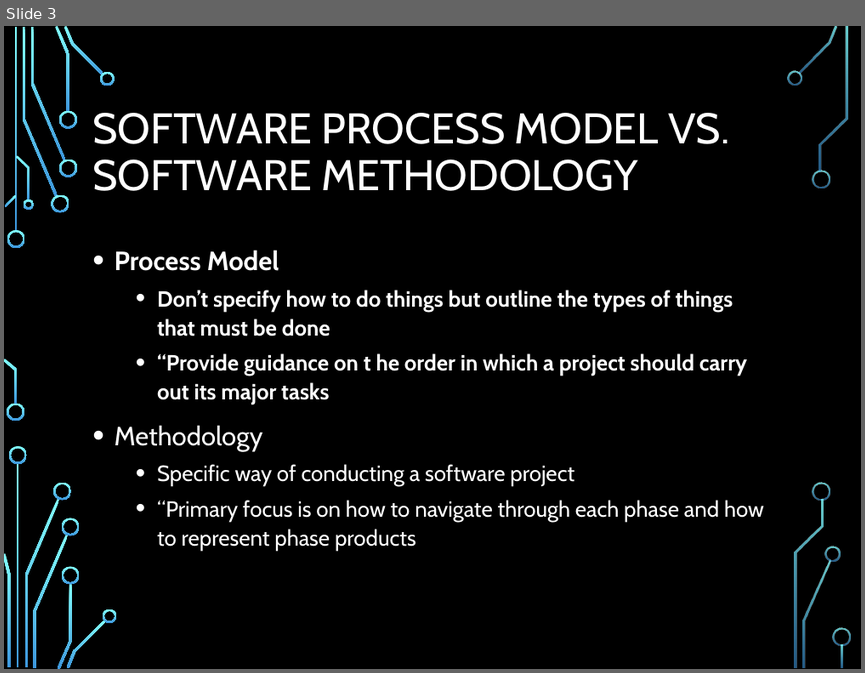
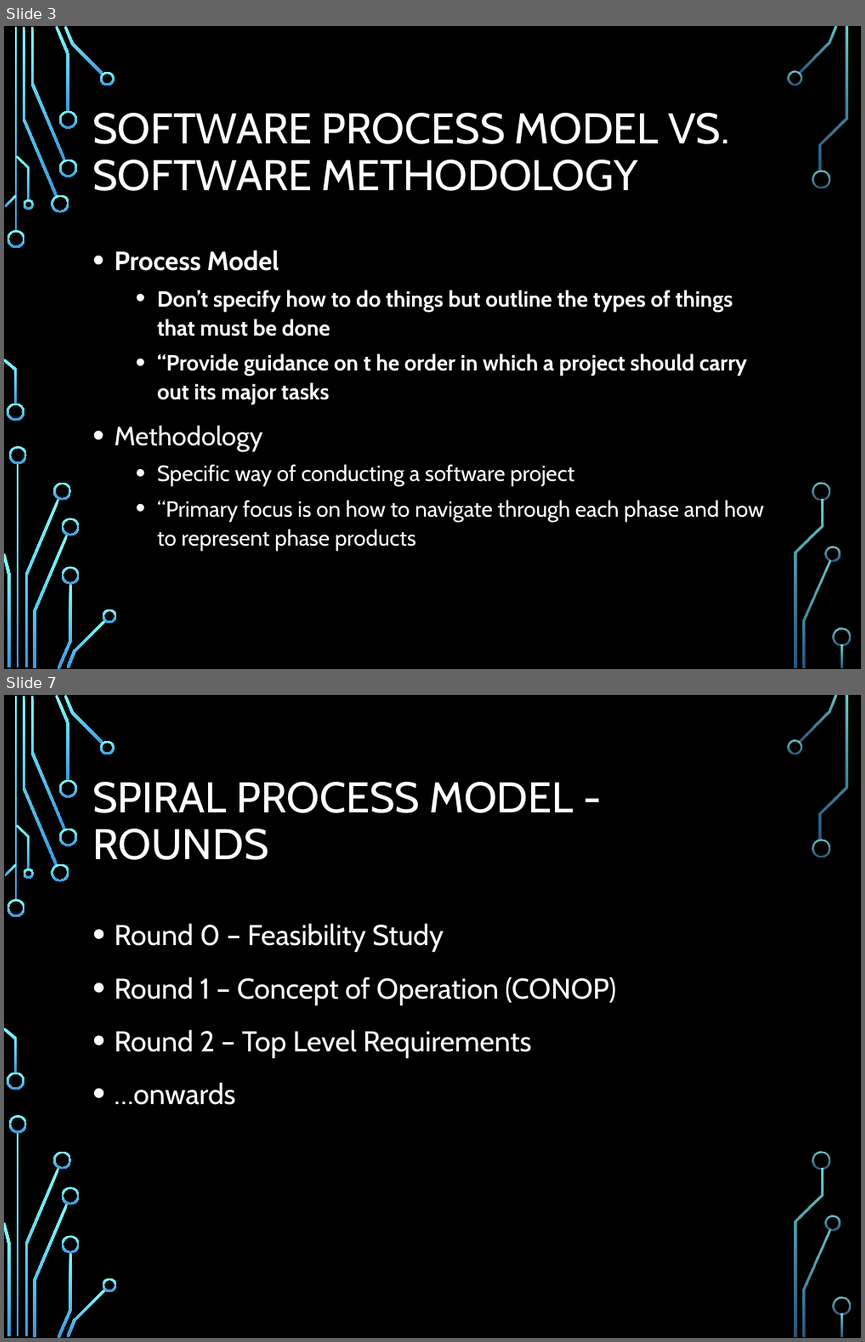
Before and after one commit to Polo08816/AdvancedWebDevelopment, a slide deck: Reading Presentation/SpiralSoftwareDevelopment.pptx. Shown one above the other, each under a label of ours: slide 3 before the commit, slides 3 and 7 after it; the slides between them are not shown. The pictures are 865x673 and 865x1342 pixels, drawn with LibreOffice and Linux fonts; fonts in the diff are those of the drawing; background and template pictures are left out. Boxes give left, top, right and bottom in pixels: in the first picture for what was removed or moved away, otherwise in the second. Text is boxed around its words. In the diff, an @@ line names an element or a change of style, - is before the commit and + after.

```diff
--- a/Reading Presentation/SpiralSoftwareDevelopment.pptx
+++ b/Reading Presentation/SpiralSoftwareDevelopment.pptx
@@ slide 7 added at [4,695,861,1338], background picture (left out); not listed: 36 template elements that a slide beside it also shows @@
@@ title added at [92,782,574,860], 36 pt, text #FFFFFF @@
+SPIRAL PROCESS MODEL - ROUNDS
@@ text added at [114,923,616,1105], 24 pt, text #FFFFFF @@
+• Round 0 – Feasibility Study
+• Round 1 – Concept of Operation (CONOP)
+• Round 2 – Top Level Requirements
+• …onwards
```
Also in this commit, not shown: 1 slide changed, 3 other slides added.
